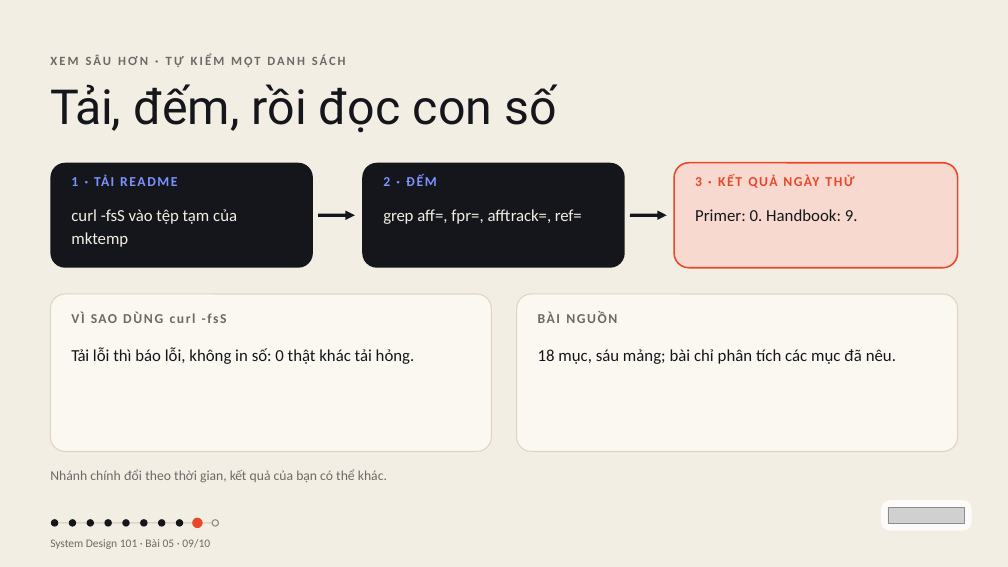
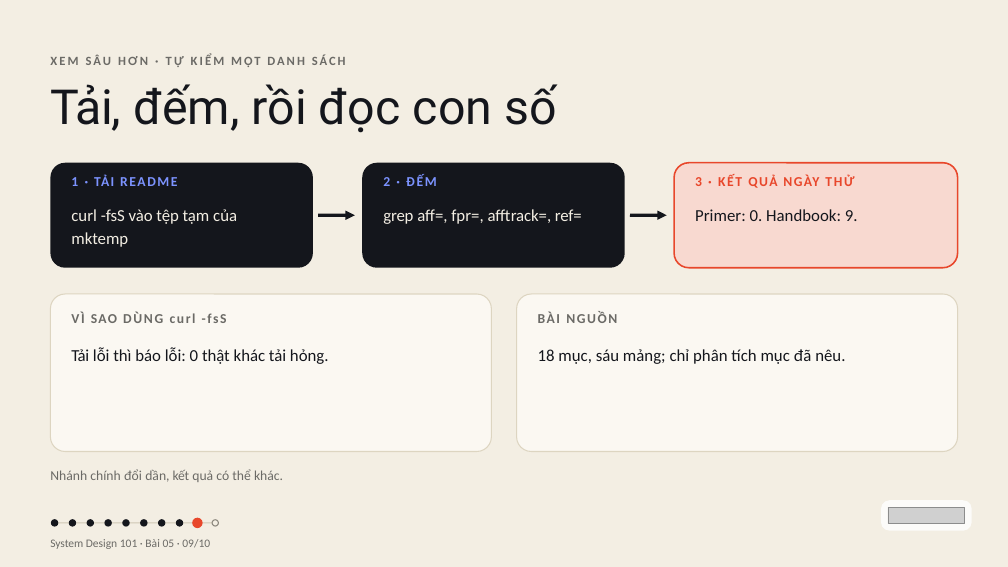
Before and after one commit to vohoailinh90/tool-marketing-studio, a slide deck: slide 9 of system-design-101/vi/lessons/sd-05-005/slides/sd-05-005.pptx. Drawn at 1008x567 pixels with LibreOffice and Linux fonts; fonts in the diff are those of the drawing; grey boxes stand for pictures. Boxes give left, top, right and bottom in pixels: in the first picture for what was removed or moved away, otherwise in the second. Text is boxed around its words. In the diff, an @@ line names an element or a change of style, - is before the commit and + after.

```diff
--- a/system-design-101/vi/lessons/sd-05-005/slides/sd-05-005.pptx
+++ b/system-design-101/vi/lessons/sd-05-005/slides/sd-05-005.pptx
@@ text at (x1=71, y1=348, x2=329, y2=364): text changed @@
-Tải lỗi thì báo lỗi, không in số: 0 thật khác tải hỏng.
+Tải lỗi thì báo lỗi: 0 thật khác tải hỏng.
@@ text at (x1=538, y1=349, x2=845, y2=364): text changed @@
-18 mục, sáu mảng; bài chỉ phân tích các mục đã nêu.
+18 mục, sáu mảng; chỉ phân tích mục đã nêu.
@@ text at (x1=50, y1=469, x2=283, y2=482): text changed @@
-Nhánh chính đổi theo thời gian, kết quả của bạn có thể khác.
+Nhánh chính đổi dần, kết quả có thể khác.
```
Also in this commit, not shown: 7 other slides changed, 4 other files.
